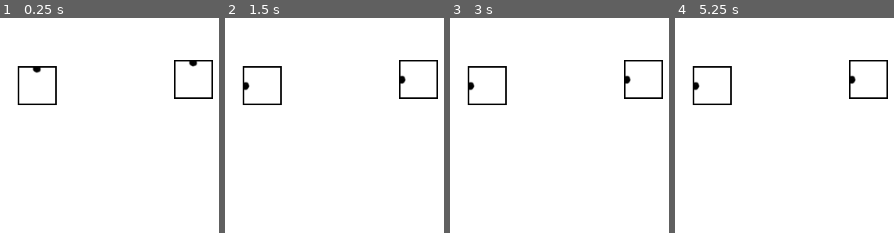
Above: before the commit, frames 1-4 (left to right).
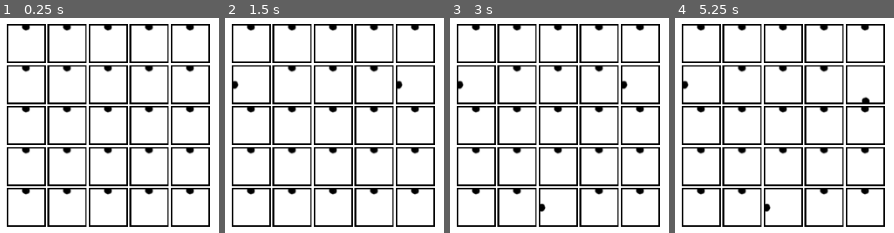
Above: after the commit, the same moments.

Repository: williarj/LD50
Game: Godot game, scene res://scenes/main_scene.tscn
Same seed, same stepped clock (60 frames per second), same inputs: the game is played once before the commit and once after it.
Inputs (mouse positions are in pixels of both pictures, inside the frame that each line leads up to):
- Up to frame 1 (0.25 s): no input
- Up to frame 2 (1.5 s): tap Enter at 0.5 s; move the mouse to (262, 84) at 0.52 s; click (262, 84) at 0.67 s; tap Space at 1.25 s; move the mouse to (417, 80) at 1.27 s; click (417, 80) at 1.42 s
- Up to frame 3 (3 s): tap Enter at 2 s; move the mouse to (outside the picture) at 2.02 s; click (outside the picture) at 2.17 s; tap Space at 2.75 s; move the mouse to (541, 187) at 2.77 s; click (541, 187) at 2.92 s
- Up to frame 4 (5.25 s): tap Enter at 3.5 s; move the mouse to (outside the picture) at 3.52 s; click (outside the picture) at 3.67 s; tap Space at 4.25 s; move the mouse to (outside the picture) at 4.27 s; click (outside the picture) at 4.42 s; move the mouse to (845, 95) at 5.02 s; click (845, 95) at 5.17 s

The runs differ from the first frame. In frame 1, 21% of the frame differs, in the area x 2-98%, y 2-98%; in frame 2, 21%; in frame 3, 21%; in frame 4, 21%.

Commit message:
night 1, got a grid, got some squares

Diff:
--- a/Project/scenes/Box.tscn
+++ b/Project/scenes/Box.tscn
@@ -8,11 +8,14 @@
 extents = Vector2( 25, 25 )
 
 [node name="Box" type="Node2D"]
-position = Vector2( 392, 288 )
 script = ExtResource( 1 )
 
 [node name="Area2D" type="Area2D" parent="."]
+position = Vector2( 25, 25 )
 script = ExtResource( 2 )
+__meta__ = {
+"_edit_group_": true
+}
 
 [node name="box_sprite" type="Sprite" parent="Area2D"]
 texture = ExtResource( 3 )
--- /dev/null
+++ b/Project/scenes/grid.tscn
@@ -0,0 +1,14 @@
+[gd_scene load_steps=3 format=2]
+
+[ext_resource path="res://scripts/grid.gd" type="Script" id=1]
+[ext_resource path="res://assets/art/background.png" type="Texture" id=2]
+
+[node name="grid" type="Node2D"]
+script = ExtResource( 1 )
+grid_size = null
+
+[node name="grid_bg" type="Sprite" parent="."]
+visible = false
+modulate = Color( 0.521569, 0.560784, 0.72549, 1 )
+position = Vector2( 512, 301 )
+texture = ExtResource( 2 )
--- a/Project/scenes/main_scene.tscn
+++ b/Project/scenes/main_scene.tscn
@@ -1,6 +1,6 @@
 [gd_scene load_steps=3 format=2]
 
-[ext_resource path="res://scenes/Box.tscn" type="PackedScene" id=1]
+[ext_resource path="res://scenes/grid.tscn" type="PackedScene" id=1]
 [ext_resource path="res://assets/art/background.png" type="Texture" id=2]
 
 [node name="Root" type="Node2D"]
@@ -13,7 +13,6 @@
 "_edit_lock_": true
 }
 
-[node name="Box" parent="." instance=ExtResource( 1 )]
-
-[node name="Box2" parent="." instance=ExtResource( 1 )]
-position = Vector2( 592, 280 )
+[node name="grid" parent="." instance=ExtResource( 1 )]
+position = Vector2( 328, 184 )
+grid_size = 5
--- /dev/null
+++ b/Project/scripts/grid.gd
@@ -0,0 +1,46 @@
+extends Node
+
+
+# Declare member variables here. Examples:
+# var a = 2
+# var b = "text"
+export var grid_size = 5
+var box_size = 50
+var box_buffer = 0.05 #percentage of box size
+var grid_border = 25
+var boxScene = preload("res://scenes/Box.tscn")
+
+# Called when the node enters the scene tree for the first time.
+func _ready():
+	####Generate all the boxes in the grid
+	#add a border of "source cells"
+	var box_matrix = []
+	for i in range(grid_size):
+		var box_row = []
+		for j in range(grid_size):
+			var new_box = boxScene.instance()
+			add_child(new_box)
+			new_box.set_position(Vector2(grid_border+i*box_size*(1+box_buffer),
+										grid_border+j*box_size*(1+box_buffer)))
+			box_row.append(new_box)
+		box_matrix.append(box_row)
+
+	####Set each box's neighbors
+	#"source cells dont need checked"
+	for i in range(grid_size):
+		for j in range(grid_size):
+			#var box_script : square = box_matrix[i][j].root
+			var neighbors = []
+			#north
+			#fuck this
+
+
+	#var bg_sprite = get_node("grid_bg")
+	#var last_node_pos : Vector2 = box_array[-1][-1].get_position()
+	#bg_sprite.scale = Vector2(last_node_pos.x/500, last_node_pos.y/300)
+
+
+
+# Called every frame. 'delta' is the elapsed time since the previous frame.
+#func _process(delta):
+#	pass
--- a/Project/scripts/square.gd
+++ b/Project/scripts/square.gd
@@ -49,7 +49,7 @@
 						# path is over!
 
 						pass
-					var neighbor : square = self.get_neighbor_by_cardinal(check_cardinal)
+					var neighbor  = self.get_neighbor_by_cardinal(check_cardinal)
 					# skip loops
 					if visited.has(neighbor):
 						continue
Binary file added: Project/assets/art/road0.png
Not shown, added: Project/assets/art/road0.png.import
Binary file added: Project/assets/art/road1.png
Not shown, added: Project/assets/art/road1.png.import
Binary file added: Project/assets/art/road2.png
Not shown, added: Project/assets/art/road2.png.import
Binary file added: Project/assets/art/road3.png
Not shown, added: Project/assets/art/road3.png.import
Binary file added: Project/assets/art/road4.png
Not shown, added: Project/assets/art/road4.png.import
Binary file added: Project/assets/art/road5.png
Not shown, added: Project/assets/art/road5.png.import
(and 15 more such lines)
